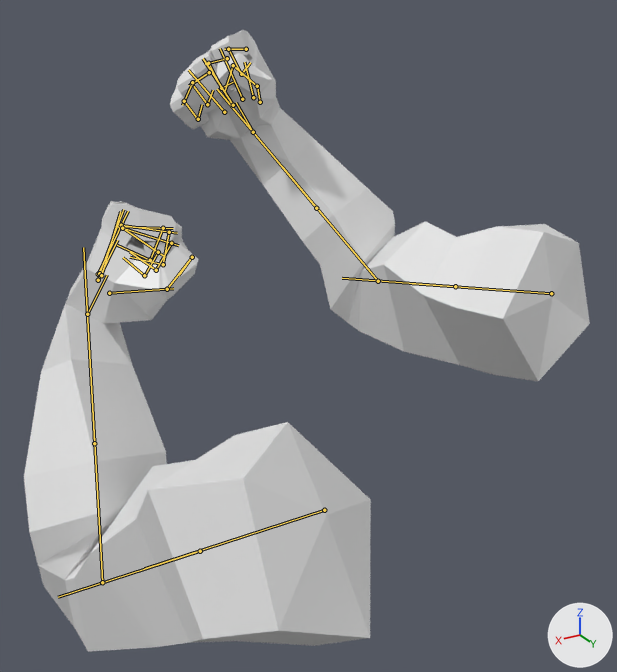
A saved change to the FBX model Assets/GhostPuncher/Models/arms_jab_right_4.fbx.
The view is the same before and after, from a 50 mm lens placed at (0.47, 0.461, 0.154), pointed at (0.025, -0.279, -0.216). The lights are fixed; the arrows at lower right show +X, +Y and +Z. The picture after the commit comes second. Both versions are drawn at frame 8 of the action 'Scene'; the numbers are the values there. The bones that change, and the others that lie on the model, are drawn over the model as lines.

Names of what the first picture shows: 'NEW ARM'.
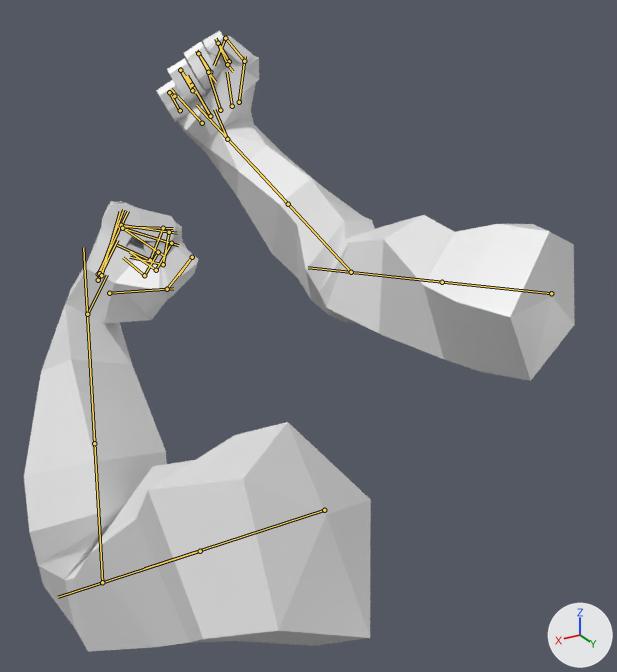
Location of each change, (x1, y1, x2, y2) in pixels of the pictures (617 x 672 px):
```json
{"object": "NEW ARM", "change": "posed", "before": [24, 30, 590, 652], "after": [24, 30, 575, 652]}
{"bone": "DEF-upper_arm.R", "before": "(551, 293) to (412, 283)", "after": "(551, 293) to (391, 276)"}
{"bone": "DEF-upper_arm.R.001", "before": "(455, 286) to (342, 278)", "after": "(442, 282) to (308, 267)"}
{"bone": "DEF-forearm.R", "before": "(378, 281) to (282, 167)", "after": "(351, 272) to (255, 168)"}
```

Edits to the scene script, one JSON object a line:
```json
{"block": "bone_def_upper_arm_r", "where": "bone_def_upper_arm_r = bpy.data.objects['NEW RIGRIG'].pose.bones['DEF-upper_arm.R']  # child of 'DEF-shoulder.R'"}
{"op": "set", "path": "bone_def_upper_arm_r.rotation_quaternion", "old": "(0.627, 0.778, 0.0, 0.032)", "new": "(0.551, 0.832, 0.0, 0.059)", "note": "degrees (102, -3, 2) -> degrees (113, -6, 4)"}
{"block": "bone_def_upper_arm_r_001", "where": "bone_def_upper_arm_r_001 = bpy.data.objects['NEW RIGRIG'].pose.bones['DEF-upper_arm.R.001']  # child of 'DEF-upper_arm.R'"}
{"op": "set", "path": "bone_def_upper_arm_r_001.rotation_quaternion", "old": "(0.972, 0.0, 0.236, 0.0)", "new": "(0.924, 0.0, 0.383, 0.0)", "note": "degrees (0, 27, 0) -> degrees (0, 45, 0)"}
{"block": "bone_def_forearm_r", "where": "bone_def_forearm_r = bpy.data.objects['NEW RIGRIG'].pose.bones['DEF-forearm.R']  # child of 'DEF-upper_arm.R'"}
{"op": "set", "path": "bone_def_forearm_r.rotation_quaternion", "old": "(0.797, 0.441, 0.41, -0.051)", "new": "(0.692, 0.249, 0.668, -0.117)", "note": "degrees (67, 44, 23) -> degrees (95, 79, 65)"}
```
